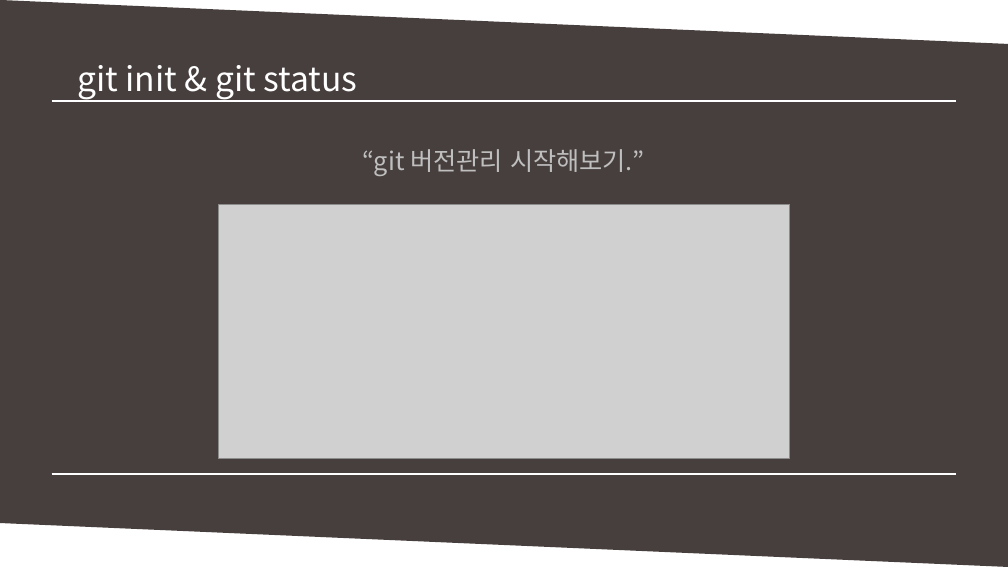
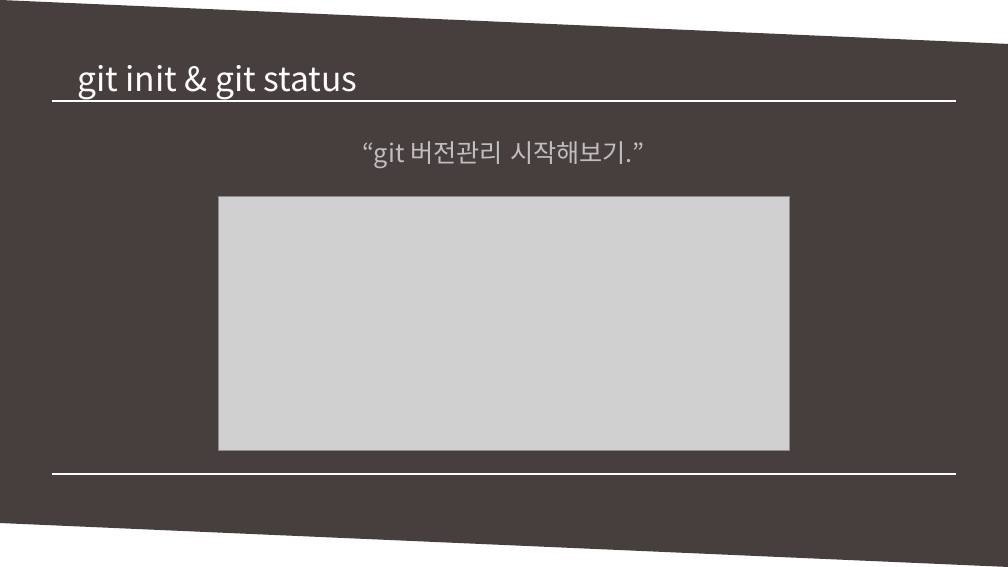
Before and after one commit to MinSikMoon/pptgit, a slide deck: slide 17 of git발표.pptx (slide 16 before the commit). Drawn at 1008x567 pixels with LibreOffice and Linux fonts; fonts in the diff are those of the drawing; grey boxes stand for pictures. Boxes give left, top, right and bottom in pixels: in the first picture for what was removed or moved away, otherwise in the second. Text is boxed around its words. In the diff, an @@ line names an element or a change of style, - is before the commit and + after.

```diff
--- a/git발표.pptx
+++ b/git발표.pptx
@@ text "“git 버전관리 시작해보기.”": place and size @@
-text "“git 버전관리 시작해보기.”" at <box>363,149,645,176</box>
+text "“git 버전관리 시작해보기.”" at <box>363,141,645,168</box>
@@ picture: place and size @@
-picture at <box>219,205,790,460</box>
+picture at <box>219,197,790,452</box>
```
Also in this commit, not shown: 13 other slides changed, 7 slides added, 1 slide removed.
